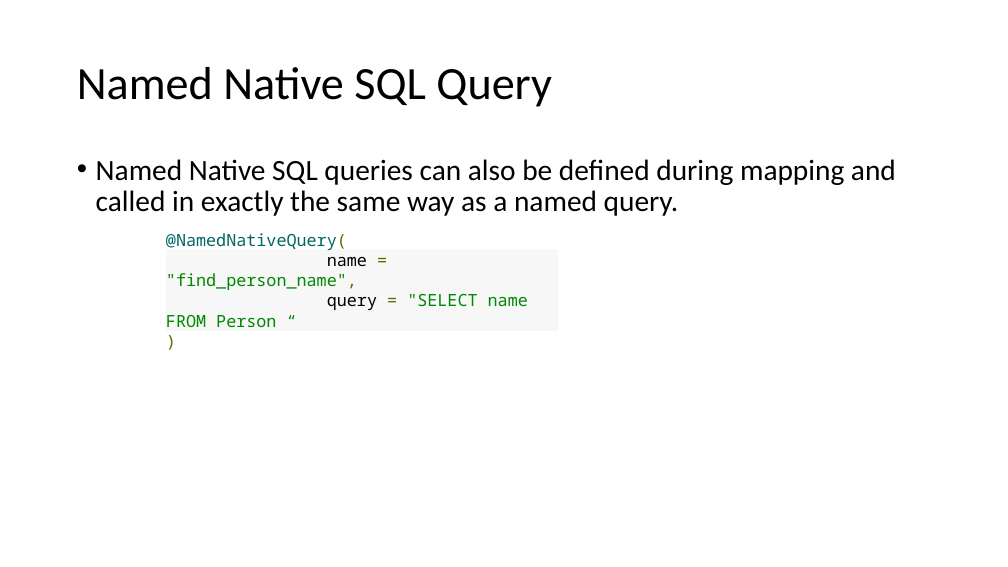
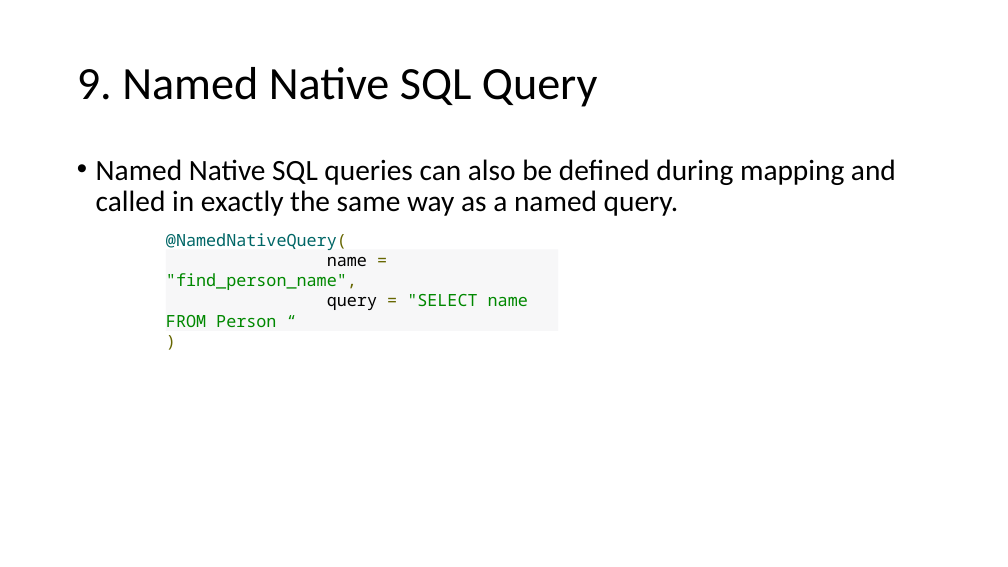
Before and after one commit to lawren43/mytest-repo, a slide deck: slide 23 of test-springmvc/doc/2.JPA Programming.pptx (slide 22 before the commit). Drawn at 1008x567 pixels with LibreOffice and Linux fonts; fonts in the diff are those of the drawing. Boxes give left, top, right and bottom in pixels: in the first picture for what was removed or moved away, otherwise in the second. Text is boxed around its words. In the diff, an @@ line names an element or a change of style, - is before the commit and + after.

```diff
--- a/test-springmvc/doc/2.JPA Programming.pptx
+++ b/test-springmvc/doc/2.JPA Programming.pptx
@@ title at [77, 67, 597, 107]: text changed @@
-Named Native SQL Query
+9. Named Native SQL Query
```
Also in this commit, not shown: 11 other slides changed, 9 other files.
